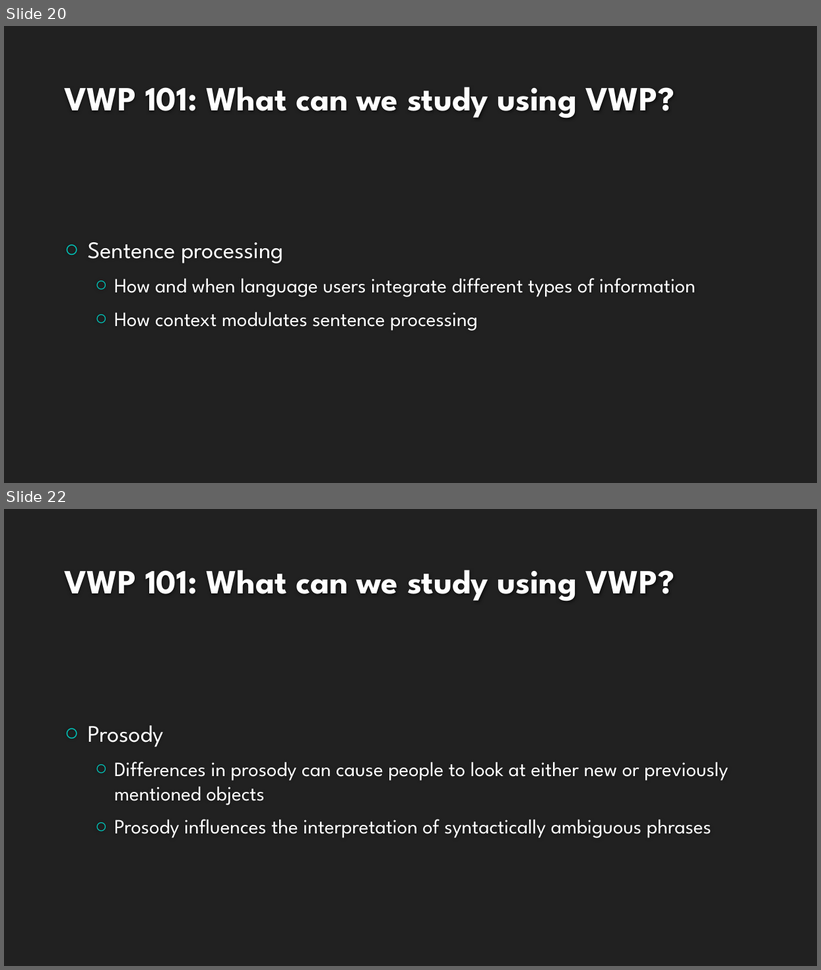
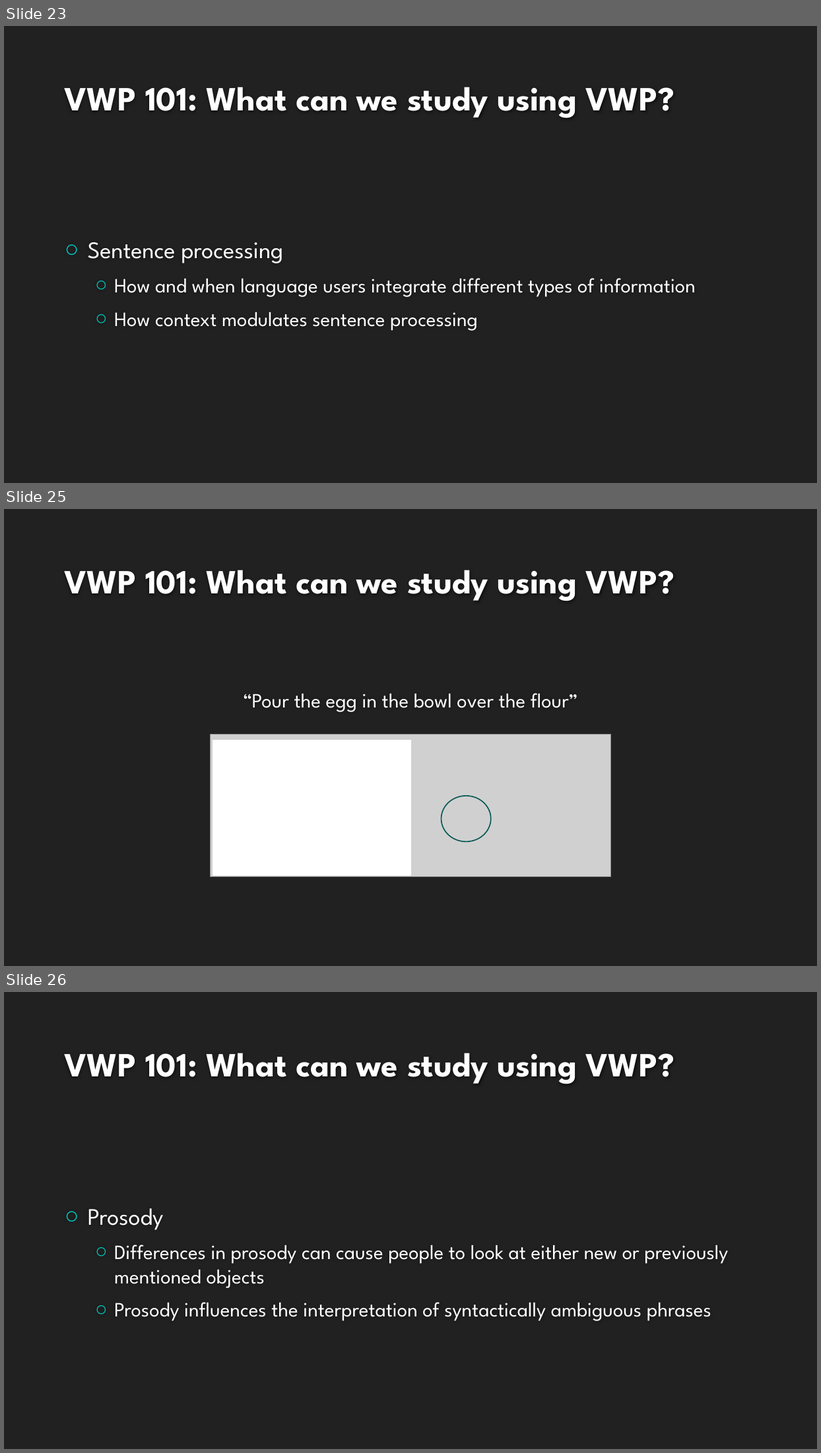
Before and after one commit to allisoct/ETLR23-24, a slide deck: slides/Day3.pptx. Shown one above the other, each under a label of ours: slides 20 and 22 before the commit, slides 23, 25 and 26 after it; the slides between them are not shown. The pictures are 821x970 and 821x1453 pixels, drawn with LibreOffice and Linux fonts; fonts in the diff are those of the drawing; grey boxes stand for pictures; background and template pictures are left out. Boxes give left, top, right and bottom in pixels: in the first picture for what was removed or moved away, otherwise in the second. Text is boxed around its words. In the diff, an @@ line names an element or a change of style, - is before the commit and + after.

```diff
--- a/slides/Day3.pptx
+++ b/slides/Day3.pptx
@@ slide 25 added at bbox=[4, 509, 817, 966], background #212121 @@
@@ title added at bbox=[64, 570, 674, 601], 40 pt, text #FEFEFE, bold @@
+VWP 101: What can we study using VWP?
@@ text added at bbox=[243, 693, 578, 712], 24 pt, text #FFFFFF @@
+“Pour the egg in the bowl over the flour”
@@ picture added at bbox=[211, 735, 611, 877] @@
@@ rectangle added at bbox=[213, 741, 411, 875], fill #FFFFFF, outline #FFFFFF 1.25 pt @@
@@ ellipse added at bbox=[442, 796, 491, 842], outline #005752 1.25 pt @@
@@ what was slide 20 is now slide 23 @@
@@ what was slide 22 is now slide 26 @@
```
Also in this commit, not shown: 6 slides changed, 3 other slides added.
